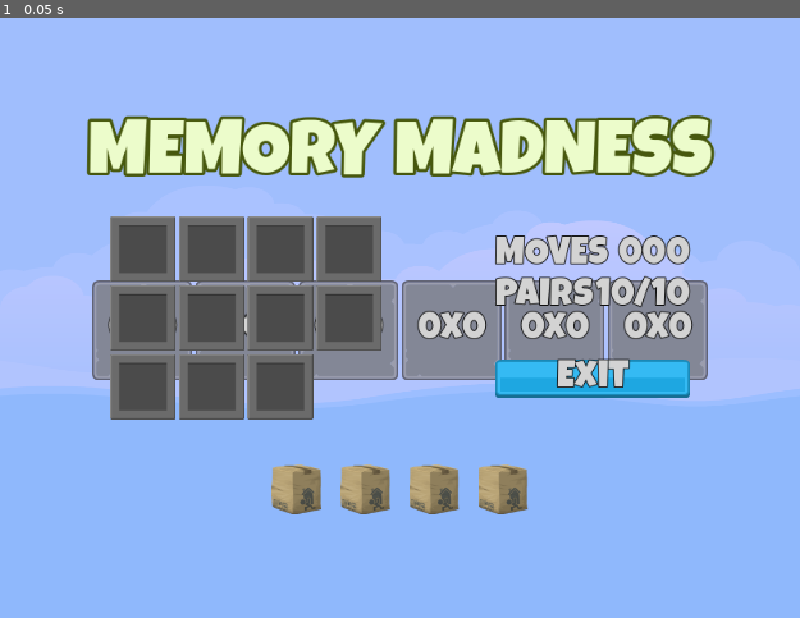
Above: before the commit, frame 1.
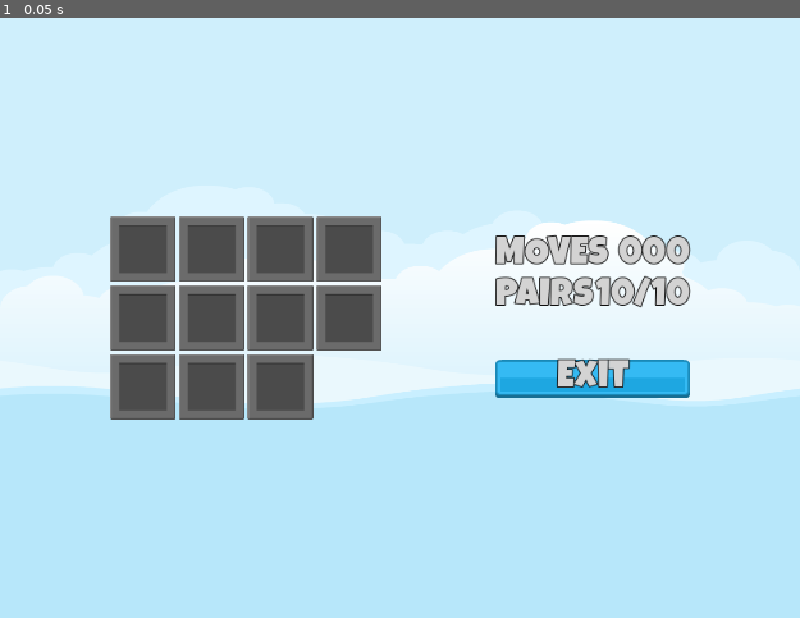
Above: after the commit, the same moment.

Repository: Havolt/jumpstart-godot
Game: Godot game, scene res://Scenes/Master/Master.tscn
The game is run twice, just before and just after one commit, with the same random seed, the same clock (stepped at 60 frames per second) and the same inputs.
Inputs:
- Up to frame 1 (0.05 s): no input

The runs differ from the first frame. In frame 1, 87% of the frame differs, in the area x 0-100%, y 0-100%.

Commit message:
Setup text for level setting buttons

Diff:
--- /dev/null
+++ b/MemoryMadness/Classes/LevelSetting.gd
@@ -0,0 +1,17 @@
+
+class_name LevelSetting
+
+extends Resource
+
+
+@export var rows: int = 2
+@export var cols: int = 2
+
+var total_tiles: int:
+	get: return rows * cols
+
+var target_pairs: int:
+	get: return total_tiles / 2
+
+func _to_string() -> String:
+	return "%dx%d" % [rows, cols]
--- /dev/null
+++ b/MemoryMadness/Scenes/LevelButton/LevelButton.gd
@@ -0,0 +1,13 @@
+extends TextureButton
+
+@export var level_setting: LevelSetting
+@onready var label: Label = $Label
+
+# Called when the node enters the scene tree for the first time.
+func _ready() -> void:
+	label.text = level_setting._to_string()
+
+
+# Called every frame. 'delta' is the elapsed time since the previous frame.
+func _process(delta: float) -> void:
+	pass
--- a/MemoryMadness/Scenes/LevelButton/LevelButton.tscn
+++ b/MemoryMadness/Scenes/LevelButton/LevelButton.tscn
@@ -4,6 +4,12 @@
 [ext_resource type="Texture2D" uid="uid://b8n874uu1887m" path="res://Assets/ui/level_select_frame_select_128.png" id="2_anpwf"]
 [ext_resource type="Texture2D" uid="uid://csyrgkk7bmaer" path="res://Assets/ui/level_select_frame_hover_128.png" id="3_uqdhg"]
 [ext_resource type="LabelSettings" uid="uid://cjxacuhvmjmbf" path="res://Resources/LabelWhite48.tres" id="4_anpwf"]
+[ext_resource type="Script" uid="uid://bb4hixhq1k6gp" path="res://Scenes/LevelButton/LevelButton.gd" id="4_uqdhg"]
+[ext_resource type="Script" uid="uid://b3prtmlf3yvu" path="res://Classes/LevelSetting.gd" id="5_ufld2"]
+
+[sub_resource type="Resource" id="Resource_0iohd"]
+script = ExtResource("5_ufld2")
+metadata/_custom_type_script = "uid://b3prtmlf3yvu"
 
 [node name="LevelButton" type="TextureButton" unique_id=1923596606]
 offset_right = 40.0
@@ -11,6 +17,8 @@
 texture_normal = ExtResource("1_3r2e7")
 texture_pressed = ExtResource("2_anpwf")
 texture_hover = ExtResource("3_uqdhg")
+script = ExtResource("4_uqdhg")
+level_setting = SubResource("Resource_0iohd")
 
 [node name="Label" type="Label" parent="." unique_id=682666954]
 layout_mode = 1
--- a/MemoryMadness/Scenes/Main/Main.tscn
+++ b/MemoryMadness/Scenes/Main/Main.tscn
@@ -2,6 +2,7 @@
 
 [ext_resource type="FontFile" uid="uid://c2gt4q4ev7wj1" path="res://Assets/fonts/LuckiestGuy-Regular.ttf" id="1_cmk6n"]
 [ext_resource type="PackedScene" uid="uid://bbi6hton1rsj" path="res://Scenes/LevelButton/LevelButton.tscn" id="2_i3fi7"]
+[ext_resource type="Script" uid="uid://b3prtmlf3yvu" path="res://Classes/LevelSetting.gd" id="3_i3fi7"]
 [ext_resource type="PackedScene" uid="uid://2juealdyrtgy" path="res://Scenes/FrontSprite/FrontSprite.tscn" id="3_o8wgc"]
 
 [sub_resource type="LabelSettings" id="LabelSettings_w20t6"]
@@ -10,6 +11,36 @@
 font_color = Color(0.9254902, 0.9882353, 0.79607844, 1)
 outline_size = 16
 outline_color = Color(0.2791246, 0.3458979, 0.057451554, 1)
+
+[sub_resource type="Resource" id="Resource_o8wgc"]
+script = ExtResource("3_i3fi7")
+rows = 3
+cols = 4
+metadata/_custom_type_script = "uid://b3prtmlf3yvu"
+
+[sub_resource type="Resource" id="Resource_i3fi7"]
+script = ExtResource("3_i3fi7")
+rows = 4
+cols = 4
+metadata/_custom_type_script = "uid://b3prtmlf3yvu"
+
+[sub_resource type="Resource" id="Resource_w20t6"]
+script = ExtResource("3_i3fi7")
+rows = 4
+cols = 6
+metadata/_custom_type_script = "uid://b3prtmlf3yvu"
+
+[sub_resource type="Resource" id="Resource_aw1lf"]
+script = ExtResource("3_i3fi7")
+rows = 5
+cols = 6
+metadata/_custom_type_script = "uid://b3prtmlf3yvu"
+
+[sub_resource type="Resource" id="Resource_5s61s"]
+script = ExtResource("3_i3fi7")
+rows = 6
+cols = 7
+metadata/_custom_type_script = "uid://b3prtmlf3yvu"
 
 [node name="Main" type="Control" unique_id=812291826]
 layout_mode = 3
@@ -55,18 +86,23 @@
 
 [node name="LevelButton2" parent="VB/HBLabels" unique_id=635224782 instance=ExtResource("2_i3fi7")]
 layout_mode = 2
+level_setting = SubResource("Resource_o8wgc")
 
 [node name="LevelButton3" parent="VB/HBLabels" unique_id=699281685 instance=ExtResource("2_i3fi7")]
 layout_mode = 2
+level_setting = SubResource("Resource_i3fi7")
 
 [node name="LevelButton4" parent="VB/HBLabels" unique_id=1149153607 instance=ExtResource("2_i3fi7")]
 layout_mode = 2
+level_setting = SubResource("Resource_w20t6")
 
 [node name="LevelButton5" parent="VB/HBLabels" unique_id=394174484 instance=ExtResource("2_i3fi7")]
 layout_mode = 2
+level_setting = SubResource("Resource_aw1lf")
 
 [node name="LevelButton6" parent="VB/HBLabels" unique_id=1830861116 instance=ExtResource("2_i3fi7")]
 layout_mode = 2
+level_setting = SubResource("Resource_5s61s")
 
 [node name="HBSprites" type="HBoxContainer" parent="VB" unique_id=186987635]
 layout_mode = 2
--- a/MemoryMadness/Scenes/Master/Master.tscn
+++ b/MemoryMadness/Scenes/Master/Master.tscn
@@ -23,6 +23,7 @@
 expand_mode = 1
 
 [node name="Main" parent="." unique_id=812291826 instance=ExtResource("2_o4rt4")]
+visible = false
 layout_mode = 1
 
 [node name="Game" parent="." unique_id=437843478 instance=ExtResource("3_7tgqy")]
Not shown, added: MemoryMadness/Classes/LevelSetting.gd.uid
Not shown, added: MemoryMadness/Scenes/LevelButton/LevelButton.gd.uid
